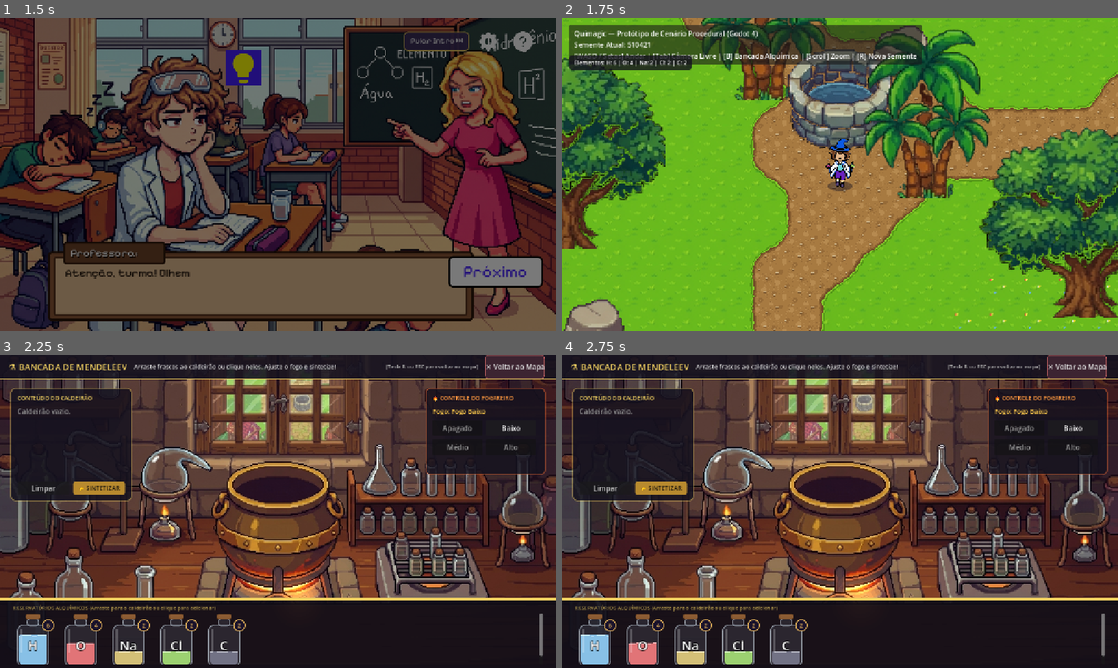
Above: before the commit, frames 1-4 (two rows, left to right).
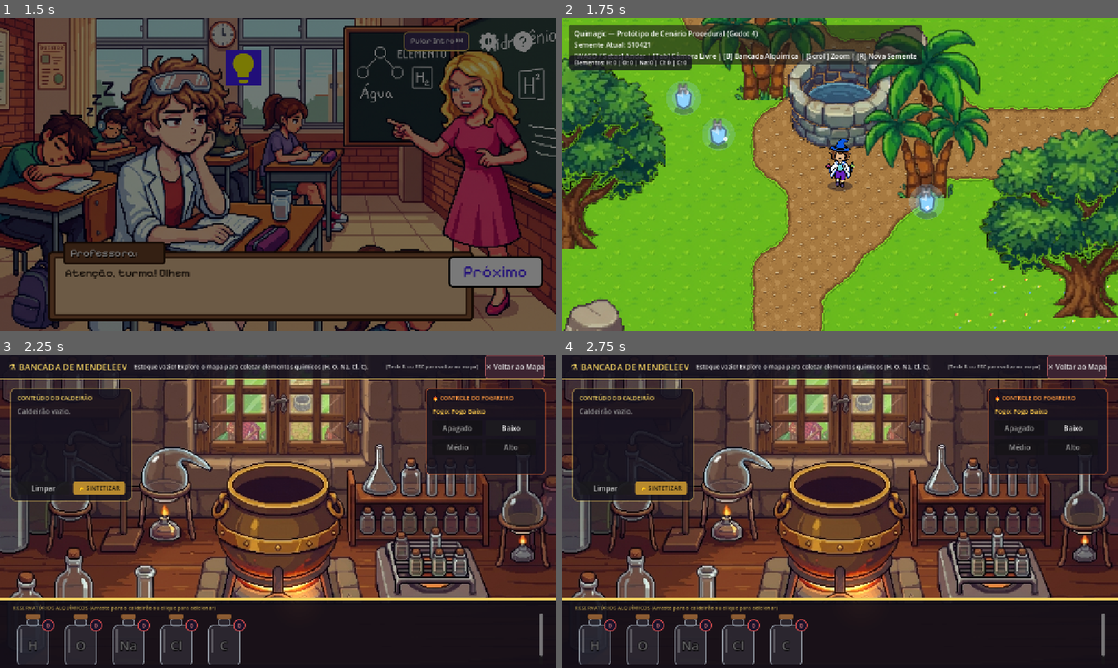
Above: after the commit, the same moments.

Repository: danilloevan/quimagic
Game: Godot game, scene res://scenes/ui/main_menu.tscn
The game is run twice, just before and just after one commit, with the same random seed, the same clock (stepped at 60 frames per second) and the same inputs.
Inputs (mouse positions are in pixels of both pictures, inside the frame that each line leads up to):
- Up to frame 1 (1.5 s): click "JOGAR" at 0.5 s; click "Pular Intro ⏭" at 1.25 s
- Up to frame 2 (1.75 s): no input
- Up to frame 3 (2.25 s): tap Enter at 2 s; move the mouse to (400, 495) at 2.02 s; hold D (move_right) from 2.03 s (still down); hold B (toggle_bench) from 2.03 s (still down); click (400, 495) at 2.17 s
- Up to frame 4 (2.75 s): keep holding D (move_right); keep holding B (toggle_bench); tap Space at 2.27 s

Frame 1 is identical in both runs. In frame 2, 1.6% of the frame differs, in the area x 9-69%, y 13-65%; in frame 3, 2.2%, in the area x 3-67%, y 2-99%; in frame 4, 2.2%.

Commit message:
feat: start collect implementation

Diff:
--- /dev/null
+++ b/scenes/world/element_pickup.tscn
@@ -0,0 +1,15 @@
+[gd_scene load_steps=3 format=3]
+
+[ext_resource type="Script" path="res://scripts/world/element_pickup.gd" id="1_script"]
+
+[sub_resource type="CircleShape2D" id="CircleShape2D_pickup"]
+radius = 15.0
+
+[node name="ElementPickup" type="Area2D"]
+collision_layer = 0
+collision_mask = 1
+monitorable = false
+script = ExtResource("1_script")
+
+[node name="CollisionShape2D" type="CollisionShape2D" parent="."]
+shape = SubResource("CircleShape2D_pickup")
--- /dev/null
+++ b/scratch/test_element_collection.gd
@@ -0,0 +1,72 @@
+extends SceneTree
+
+func _init() -> void:
+	print("--- INICIANDO TESTE DE COLETA DE ELEMENTOS NO MAPA ---")
+	call_deferred("_run_test")
+
+
+func _run_test() -> void:
+	var gs := root.get_node("GameState")
+	gs.reset_inventory()
+
+	for id: String in ["H", "O", "Na", "Cl", "C"]:
+		assert(gs.get_count(id) == 0, "Estoque inicial de %s deveria ser 0" % id)
+	print("✔ Estoque inicial zerado corretamente.")
+
+	var world_scene := load("res://scenes/world/world.tscn") as PackedScene
+	var world := world_scene.instantiate()
+	root.add_child(world)
+
+	# Aguarda um frame para _ready() de todos os nós (MapGenerator, World, etc.)
+	await process_frame
+
+	var pickups := get_nodes_in_group("element_pickups")
+	var counts: Dictionary = {"H": 0, "O": 0, "Na": 0, "Cl": 0, "C": 0}
+	for p in pickups:
+		assert(p != null and p.has_method("setup"), "Nó no grupo element_pickups deve ser ElementPickup")
+		assert(world.map_generator.is_world_pos_walkable(p.global_position),
+			"Coletável %s em %s não está em terreno caminhável!" % [p.element_id, str(p.global_position)])
+		counts[p.element_id] = int(counts.get(p.element_id, 0)) + 1
+
+	assert(counts["H"] == 8, "Esperava 8 H, obteve %d" % counts["H"])
+	assert(counts["O"] == 8, "Esperava 8 O, obteve %d" % counts["O"])
+	assert(counts["Na"] == 5, "Esperava 5 Na, obteve %d" % counts["Na"])
+	assert(counts["Cl"] == 5, "Esperava 5 Cl, obteve %d" % counts["Cl"])
+	assert(counts["C"] == 5, "Esperava 5 C, obteve %d" % counts["C"])
+	print("✔ Todos os 31 coletáveis (H:8, O:8, Na:5, Cl:5, C:5) gerados em terreno caminhável.")
+
+	# Simula a coleta pela jogadora (2 H + 1 O -> suficiente para H2O)
+	var player: Node2D = world.player
+	assert(player != null, "Player não encontrado em World")
+
+	var collected_h := 0
+	var collected_o := 0
+	for p in pickups:
+		if p.element_id == "H" and collected_h < 2:
+			p._on_body_entered(player)
+			collected_h += 1
+		elif p.element_id == "O" and collected_o < 1:
+			p._on_body_entered(player)
+			collected_o += 1
+
+	assert(gs.get_count("H") == 2, "Esperava 2 H após coleta")
+	assert(gs.get_count("O") == 1, "Esperava 1 O após coleta")
+	assert(world._has_craftable_recipe(), "HUD deveria detectar receita pronta para sintetizar!")
+	assert(world._bench_hud_btn.text == "⚗ Bancada Pronta! [B]", "Texto do botão da bancada não atualizou")
+	print("✔ Coleta atualizou GameState (2 H, 1 O) e notificou HUD da Bancada!")
+
+	# Verifica síntese na bancada com os itens coletados
+	world._open_bench()
+	await process_frame
+	assert(world.bench_view.visible, "Bancada deveria abrir")
+	world.bench_view._on_reservoir_quick_add("H")
+	world.bench_view._on_reservoir_quick_add("H")
+	world.bench_view._on_reservoir_quick_add("O")
+	world.bench_view._set_heat(1)
+	world.bench_view._on_synthesize_pressed()
+
+	assert(gs.get_count("H2O") == 1, "Deveria ter sintetizado 1 H2O a partir dos itens coletados!")
+	assert(gs.get_count("H") == 0 and gs.get_count("O") == 0, "Reagentes deveriam ter sido consumidos")
+	print("✔ Integração completa: Coleta no Mapa -> Bancada -> Síntese de H₂O validada!")
+
+	quit(0)
--- a/scripts/bench/bench_view.gd
+++ b/scripts/bench/bench_view.gd
@@ -74,7 +74,13 @@
 	visible = true
 	_refresh_reservoirs()
 	_update_cauldron_ui()
-	_status_label.text = "Arraste frascos ao caldeirão ou clique neles. Ajuste o fogo e sintetize!"
+	var total_stock := 0
+	for id: String in ChemistryDB.ELEMENT_ORDER:
+		total_stock += GameState.get_count(id)
+	if total_stock == 0 and cauldron_contents.is_empty():
+		_status_label.text = "Estoque vazio! Explore o mapa para coletar elementos químicos (H, O, Na, Cl, C)."
+	else:
+		_status_label.text = "Arraste frascos ao caldeirão ou clique neles. Ajuste o fogo e sintetize!"
 	_status_label.add_theme_color_override("font_color", Color(0.9, 0.9, 0.9))
 
 
--- a/scripts/core/game_state.gd
+++ b/scripts/core/game_state.gd
@@ -6,8 +6,8 @@
 signal inventory_changed
 signal compound_discovered(id: String)
 
-## Quantidade inicial do protótipo (enquanto a coleta no mapa não está implementada)
-const STARTING_INVENTORY: Dictionary = {"H": 6, "O": 4, "Na": 2, "Cl": 2, "C": 2}
+## Estoque inicial zerado: a jogadora coleta os elementos pelo mapa antes de sintetizar na bancada
+const STARTING_INVENTORY: Dictionary = {"H": 0, "O": 0, "Na": 0, "Cl": 0, "C": 0}
 
 var inventory: Dictionary = {}
 var discovered: Array[String] = []
--- /dev/null
+++ b/scripts/world/element_pickup.gd
@@ -0,0 +1,202 @@
+class_name ElementPickup
+extends Area2D
+
+const ChemistryDB = preload("res://scripts/core/chemistry_db.gd")
+
+## Coletável de elemento químico no mapa top-down (H, O, Na, Cl, C).
+## Ao encostar (ou se aproximar dentro do raio magnético), adiciona o elemento ao GameState
+## para uso na Bancada de Mendeleev.
+
+signal collected(element_id: String, amount: int)
+
+@export var element_id: String = "H":
+	set(value):
+		element_id = value
+		_refresh_visuals()
+
+@export var amount: int = 1
+@export var pickup_radius: float = 15.0
+@export var magnet_radius: float = 42.0
+@export var magnet_speed: float = 185.0
+
+var _collected: bool = false
+var _time: float = 0.0
+var _symbol_label: Label
+var _collision_shape: CollisionShape2D
+
+
+func _init() -> void:
+	_time = randf() * TAU
+
+
+func _ready() -> void:
+	add_to_group("element_pickups")
+	monitoring = true
+	monitorable = false
+	collision_layer = 0
+	collision_mask = 1
+
+	_ensure_nodes()
+	_refresh_visuals()
+	body_entered.connect(_on_body_entered)
+
+
+func setup(id: String, qty: int = 1) -> void:
+	element_id = id
+	amount = maxi(qty, 1)
+	_refresh_visuals()
+
+
+func _ensure_nodes() -> void:
+	if not _collision_shape:
+		_collision_shape = get_node_or_null("CollisionShape2D") as CollisionShape2D
+	if not _collision_shape:
+		_collision_shape = CollisionShape2D.new()
+		_collision_shape.name = "CollisionShape2D"
+		var shape := CircleShape2D.new()
+		shape.radius = pickup_radius
+		_collision_shape.shape = shape
+		add_child(_collision_shape)
+	elif _collision_shape.shape is CircleShape2D:
+		(_collision_shape.shape as CircleShape2D).radius = pickup_radius
+
+	if not _symbol_label:
+		_symbol_label = get_node_or_null("SymbolLabel") as Label
+	if not _symbol_label:
+		_symbol_label = Label.new()
+		_symbol_label.name = "SymbolLabel"
+		_symbol_label.horizontal_alignment = HORIZONTAL_ALIGNMENT_CENTER
+		_symbol_label.vertical_alignment = VERTICAL_ALIGNMENT_CENTER
+		_symbol_label.position = Vector2(-18, -28)
+		_symbol_label.size = Vector2(36, 20)
+		_symbol_label.add_theme_font_size_override("font_size", 11)
+		_symbol_label.add_theme_color_override("font_color", Color.WHITE)
+		_symbol_label.add_theme_color_override("font_outline_color", Color(0.05, 0.05, 0.1, 0.95))
+		_symbol_label.add_theme_constant_override("outline_size", 4)
+		add_child(_symbol_label)
+
+
+func _refresh_visuals() -> void:
+	if _symbol_label:
+		_symbol_label.text = ChemistryDB.formula_of(element_id)
+	queue_redraw()
+
+
+func _physics_process(delta: float) -> void:
+	if _collected:
+		return
+
+	_time += delta
+	var bob := sin(_time * 3.0) * 2.5
+	if _symbol_label:
+		_symbol_label.position.y = -30.0 + bob
+
+	# Atração magnética suave quando a jogadora se aproxima
+	var player := get_tree().get_first_node_in_group("player") as Node2D
+	if player:
+		var to_player := player.global_position - global_position
+		var dist := to_player.length()
+		if dist <= pickup_radius:
+			_collect()
+			return
+		if dist < magnet_radius and dist > 0.001:
+			var pull := (1.0 - dist / magnet_radius) * 0.65 + 0.35
+			global_position += to_player.normalized() * magnet_speed * pull * delta
+
+	queue_redraw()
+
+
+func _on_body_entered(body: Node2D) -> void:
+	if _collected:
+		return
+	if body and body.is_in_group("player"):
+		_collect()
+
+
+func _collect() -> void:
+	if _collected:
+		return
+	_collected = true
+	set_deferred("monitoring", false)
+
+	var gs := get_node_or_null("/root/GameState")
+	if gs:
+		gs.add(element_id, amount)
+	collected.emit(element_id, amount)
+	_spawn_floating_feedback()
+
+	var tween := create_tween()
+	tween.set_parallel(true)
+	tween.tween_property(self, "scale", Vector2(1.45, 1.45), 0.18).set_ease(Tween.EASE_OUT)
+	tween.tween_property(self, "modulate:a", 0.0, 0.18)
+	tween.chain().tween_callback(queue_free)
+
+
+func _spawn_floating_feedback() -> void:
+	var host := get_parent()
+	if not host:
+		return
+	var data := ChemistryDB.get_substance(element_id)
+	var col: Color = data["color"]
+
+	var lbl := Label.new()
+	lbl.text = "+%d %s (%s)" % [amount, data["formula"], data["name"]]
+	lbl.position = position + Vector2(-70, -40)
+	lbl.size = Vector2(140, 24)
+	lbl.horizontal_alignment = HORIZONTAL_ALIGNMENT_CENTER
+	lbl.z_index = 50
+	lbl.add_theme_font_size_override("font_size", 12)
+	lbl.add_theme_color_override("font_color", col.lightened(0.25))
+	lbl.add_theme_color_override("font_outline_color", Color(0.05, 0.05, 0.08, 0.95))
+	lbl.add_theme_constant_override("outline_size", 4)
+	host.add_child(lbl)
+
+	var tw := lbl.create_tween()
+	tw.set_parallel(true)
+	tw.tween_property(lbl, "position:y", lbl.position.y - 26.0, 0.85).set_ease(Tween.EASE_OUT)
+	tw.tween_property(lbl, "modulate:a", 0.0, 0.85).set_delay(0.25)
+	tw.chain().tween_callback(lbl.queue_free)
+
+
+func _draw() -> void:
+	var col := ChemistryDB.color_of(element_id)
+	var bob := sin(_time * 3.0) * 2.5
+	var pulse := 0.5 + 0.5 * sin(_time * 4.2)
+	var center := Vector2(0.0, -10.0 + bob)
+
+	# Sombra no chão
+	draw_set_transform(Vector2(0.0, 1.0), 0.0, Vector2(1.0, 0.4))
+	draw_circle(Vector2.ZERO, 9.0 - bob * 0.3, Color(0.0, 0.0, 0.0, 0.35))
+	draw_set_transform(Vector2.ZERO, 0.0, Vector2.ONE)
+
+	# Aura pulsante
+	draw_circle(center, 14.0 + pulse * 2.5, Color(col.r, col.g, col.b, 0.16 + pulse * 0.08))
+	draw_circle(center, 9.5 + pulse * 1.2, Color(col.r, col.g, col.b, 0.28))
+
+	# Cristal hexagonal facetado
+	var crystal := PackedVector2Array([
+		center + Vector2(0.0, -9.5),
+		center + Vector2(7.0, -3.5),
+		center + Vector2(5.5, 6.5),
+		center + Vector2(0.0, 9.5),
+		center + Vector2(-5.5, 6.5),
+		center + Vector2(-7.0, -3.5),
+	])
+	draw_colored_polygon(crystal, col)
+
+	# Faceta iluminada superior esquerda
+	var highlight := PackedVector2Array([
+		center + Vector2(0.0, -9.5),
+		center + Vector2(0.0, 0.0),
+		center + Vector2(-7.0, -3.5),
+	])
+	draw_colored_polygon(highlight, col.lightened(0.45))
+
+	# Contorno nítido
+	var outline := crystal.duplicate()
+	outline.append(crystal[0])
+	draw_polyline(outline, col.darkened(0.45), 1.4, true)
+
+	# Partícula orbital sutil
+	var orbit := Vector2(cos(_time * 2.4) * 11.5, sin(_time * 2.4) * 5.5)
+	draw_circle(center + orbit, 1.8, Color(1.0, 1.0, 1.0, 0.85))
--- a/scripts/world/map_generator.gd
+++ b/scripts/world/map_generator.gd
@@ -93,6 +93,8 @@
 const SCENE_TREE = preload("res://scenes/props/tree.tscn")
 const SCENE_PALM_TREE = preload("res://scenes/props/palm_tree.tscn")
 const SCENE_BOULDER = preload("res://scenes/props/boulder.tscn")
+const SCENE_ELEMENT_PICKUP = preload("res://scenes/world/element_pickup.tscn")
+const ElementPickup = preload("res://scripts/world/element_pickup.gd")
 
 var elevation_noise: FastNoiseLite
 var moisture_noise: FastNoiseLite
@@ -133,6 +135,7 @@
 	_render_paths()
 	_generate_wheat_fields()
 	_spawn_landmarks_and_props()
+	_spawn_element_pickups()
 	_place_player()
 
 	map_generated.emit(seed_val)
@@ -485,6 +488,110 @@
 					_instantiate_prop(SCENE_BOULDER, world_pos)
 
 
+## Distribui coletáveis de elementos químicos (H, O, Na, Cl, C) pelos biomas do mapa.
+func _spawn_element_pickups() -> void:
+	if not props_container or not SCENE_ELEMENT_PICKUP:
+		return
+
+	var rng := RandomNumberGenerator.new()
+	rng.seed = seed_val + 777
+
+	var cave_tile := Vector2i(int(map_width * 0.35), _cliff_y_at(int(map_width * 0.35)))
+	var well_tile := Vector2i(int(map_width * 0.45), int(map_height * 0.52))
+	var ruins_tile := Vector2i(int(map_width * 0.75), int(map_height * 0.32))
+	var maze_tile := Vector2i(int(map_width * 0.28), int(map_height * 0.72))
+	var wheat_tile := Vector2i(int(map_width * 0.62), int(map_height * 0.50))
+	var beach_tile := Vector2i(int(map_width * 0.68), int(map_height * 0.72))
+
+	var landmark_avoid: Array[Vector2] = [
+		Vector2(cave_tile.x * tile_size, cave_tile.y * tile_size),
+		Vector2(well_tile.x * tile_size, well_tile.y * tile_size),
+		Vector2(well_tile.x * tile_size, well_tile.y * tile_size) + Vector2(0, tile_size * 1.75),
+		Vector2(ruins_tile.x * tile_size, ruins_tile.y * tile_size),
+		Vector2(maze_tile.x * tile_size, maze_tile.y * tile_size),
+	]
+	var placed: Array[Vector2] = []
+
+	var specs: Array[Dictionary] = [
+		{"id": "H", "count": 8, "anchors": [well_tile, beach_tile, cave_tile], "radius": 7.0},
+		{"id": "O", "count": 8, "anchors": [wheat_tile, ruins_tile, well_tile], "radius": 8.0},
+		{"id": "Na", "count": 5, "anchors": [cave_tile, beach_tile], "radius": 6.5},
+		{"id": "Cl", "count": 5, "anchors": [maze_tile, cave_tile], "radius": 7.0},
+		{"id": "C", "count": 5, "anchors": [cave_tile, ruins_tile], "radius": 7.0},
+	]
+
+	for spec: Dictionary in specs:
+		_spawn_element_group(
+			spec["id"],
+			int(spec["count"]),
+			spec["anchors"],
+			float(spec["radius"]),
+			rng,
+			placed,
+			landmark_avoid
+		)
+
+
+func _spawn_element_group(
+	element_id: String,
+	target_count: int,
+	anchors: Array,
+	radius_tiles: float,
+	rng: RandomNumberGenerator,
+	placed: Array[Vector2],
+	landmark_avoid: Array[Vector2]
+) -> int:
+	var spawned := 0
+	var attempts := 0
+	var max_attempts := target_count * 40
+
+	while spawned < target_count and attempts < max_attempts:
+		attempts += 1
+		var candidate_cell: Vector2i
+		if attempts <= target_count * 25 and not anchors.is_empty():
+			var anchor: Vector2i = anchors[rng.randi_range(0, anchors.size() - 1)]
+			var angle := rng.randf() * TAU
+			var dist := rng.randf_range(2.0, radius_tiles)
+			candidate_cell = anchor + Vector2i(roundi(cos(angle) * dist), roundi(sin(angle) * dist))
+		else:
+			# Fallback global caso uma âncora esteja muito próxima da água/falésia
+			candidate_cell = Vector2i(rng.randi_range(3, map_width - 4), rng.randi_range(12, map_height - 4))
+
+		var world_pos := Vector2(candidate_cell.x * tile_size + tile_size * 0.5, candidate_cell.y * tile_size + tile_size * 0.5)
+		if not _is_pickup_spot_valid(candidate_cell, world_pos, placed, landmark_avoid):
+			continue
+
+		var pickup := SCENE_ELEMENT_PICKUP.instantiate() as ElementPickup
+		pickup.position = world_pos
+		pickup.setup(element_id, 1)
+		props_container.add_child(pickup)
+		placed.append(world_pos)
+		spawned += 1
+
+	return spawned
+
+
+func _is_pickup_spot_valid(
+	cell: Vector2i,
+	world_pos: Vector2,
+	placed: Array[Vector2],
+	landmark_avoid: Array[Vector2]
+) -> bool:
+	if cell.x < 2 or cell.x >= map_width - 2 or cell.y < 2 or cell.y >= map_height - 2:
+		return false
+	if _is_water_tile(ground_layer.get_cell_atlas_coords(cell)):
+		return false
+	if cliff_renderer and (cliff_renderer.is_cliff_cell(cell) or cliff_renderer.is_cliff_cell(cell + Vector2i(0, -1))):
+		return false
+	for lm_pos: Vector2 in landmark_avoid:
+		if world_pos.distance_to(lm_pos) < 34.0:
+			return false
+	for other_pos: Vector2 in placed:
+		if world_pos.distance_to(other_pos) < 28.0:
+			return false
+	return true
+
+
 ## Spawn na praça do poço, logo ao sul dele (sempre caminho livre, longe da água)
 func _place_player() -> void:
 	if not player:
--- a/scripts/world/world.gd
+++ b/scripts/world/world.gd
@@ -122,6 +122,25 @@
 	for id: String in ["H", "O", "Na", "Cl", "C"]:
 		items.append("%s: %d" % [id, GameState.get_count(id)])
 	text += " | ".join(items)
+	var compounds: PackedStringArray = []
 	if GameState.is_discovered("H2O"):
-		text += " | 💧 H₂O: %d" % GameState.get_count("H2O")
+		compounds.append("💧 H₂O: %d" % GameState.get_count("H2O"))
+	if GameState.is_discovered("NaCl"):
+		compounds.append("🧂 NaCl: %d" % GameState.get_count("NaCl"))
+	if GameState.is_discovered("CO2"):
+		compounds.append("💨 CO₂: %d" % GameState.get_count("CO2"))
+	if not compounds.is_empty():
+		text += " | " + " | ".join(compounds)
 	_inventory_hud_label.text = text
+
+	if _bench_hud_btn:
+		if _has_craftable_recipe():
+			_bench_hud_btn.text = "⚗ Bancada Pronta! [B]"
+		else:
+			_bench_hud_btn.text = "⚗ Abrir Bancada [B]"
+
+
+func _has_craftable_recipe() -> bool:
+	return (GameState.get_count("H") >= 2 and GameState.get_count("O") >= 1) \
+		or (GameState.get_count("Na") >= 1 and GameState.get_count("Cl") >= 1) \
+		or (GameState.get_count("C") >= 1 and GameState.get_count("O") >= 2)
Not shown, added: scratch/test_element_collection.gd.uid
Not shown, added: scripts/world/element_pickup.gd.uid
